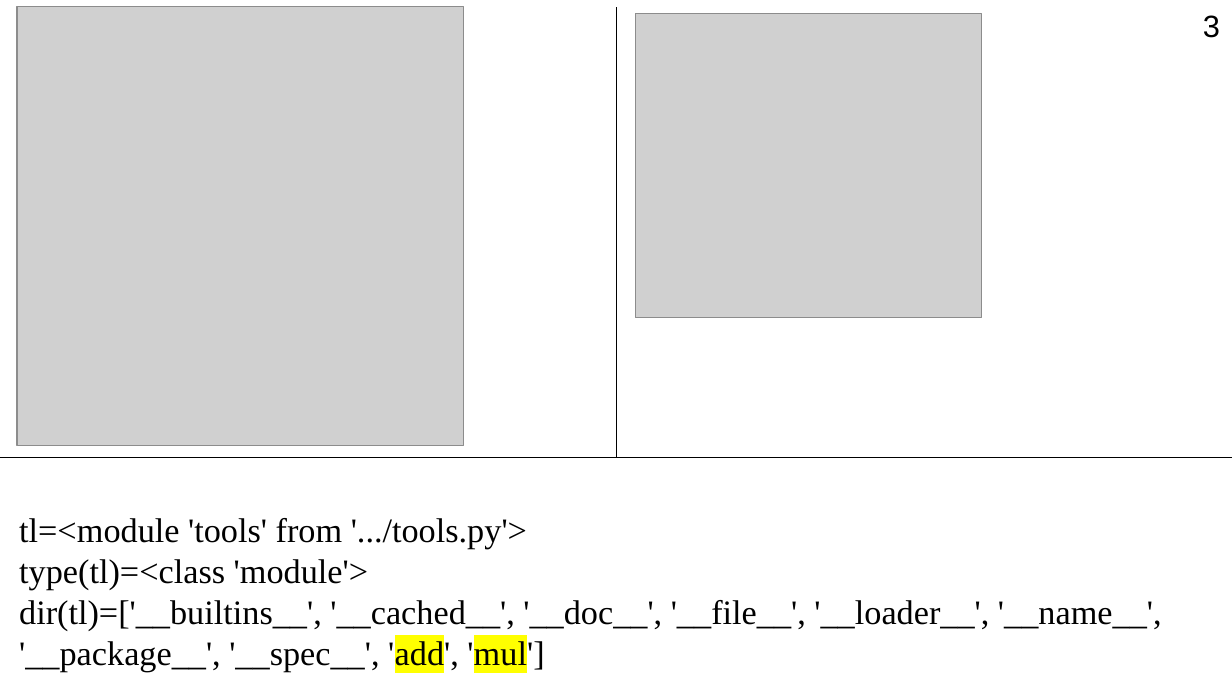
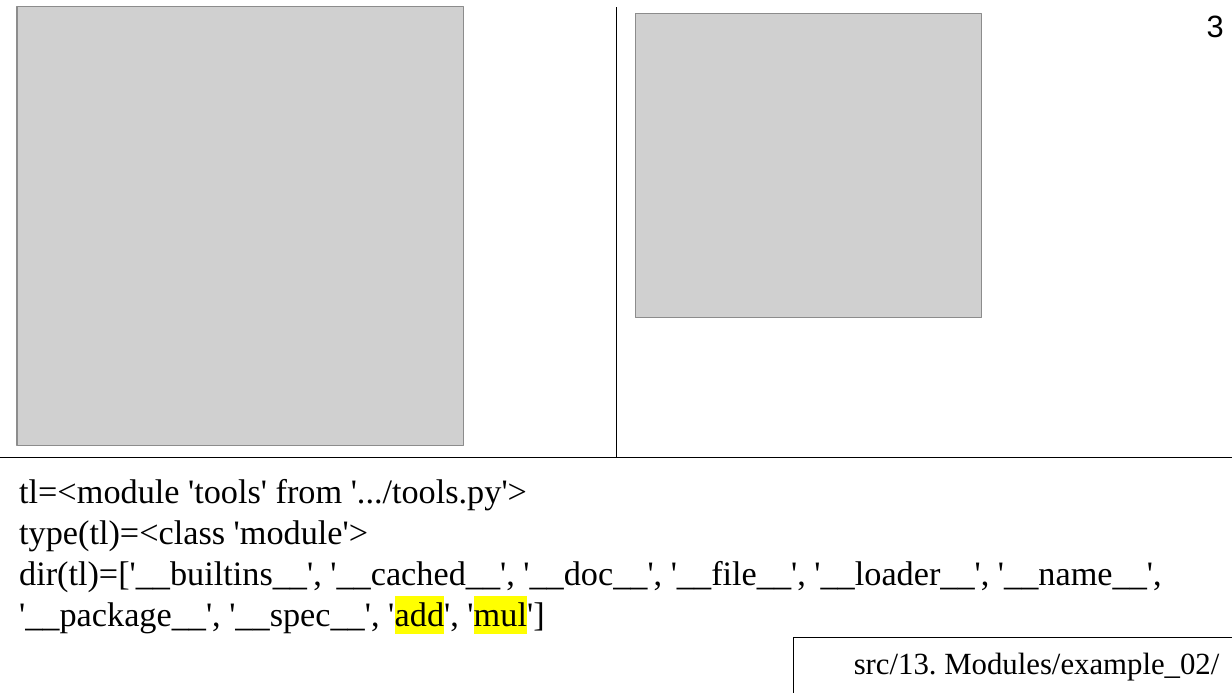
Before and after one commit to Jenyay/python-lectures, a slide deck: slide 3 of presentations/13. Modules.odp. Drawn at 1232x693 pixels with LibreOffice and Linux fonts; fonts in the diff are those of the drawing; grey boxes stand for pictures. Boxes give left, top, right and bottom in pixels: in the first picture for what was removed or moved away, otherwise in the second. Text is boxed around its words. In the diff, an @@ line names an element or a change of style, - is before the commit and + after.

```diff
--- a/presentations/13. Modules.odp
+++ b/presentations/13. Modules.odp
@@ page number: place and size @@
-page number at <box>1203,15,1220,38</box>
+page number at <box>1207,15,1224,38</box>
@@ text "tl=<module 'tools' from '.../tools.py'>": place and size @@
-text "tl=<module 'tools' from '.../tools.py'>" at <box>19,518,1162,672</box>
+text "tl=<module 'tools' from '.../tools.py'>" at <box>19,479,1162,633</box>
@@ line added from (1232, 637) to (793, 637), #000000 0 pt @@
@@ line added from (793, 693) to (793, 637), #000000 0 pt @@
@@ text added at <box>854,652,1219,680</box>, 18 pt, text #000000 @@
+src/13. Modules/example_02/
```
Also in this commit, not shown: 17 other slides changed, 7 slides added, 8 slides removed, 1 other file.
